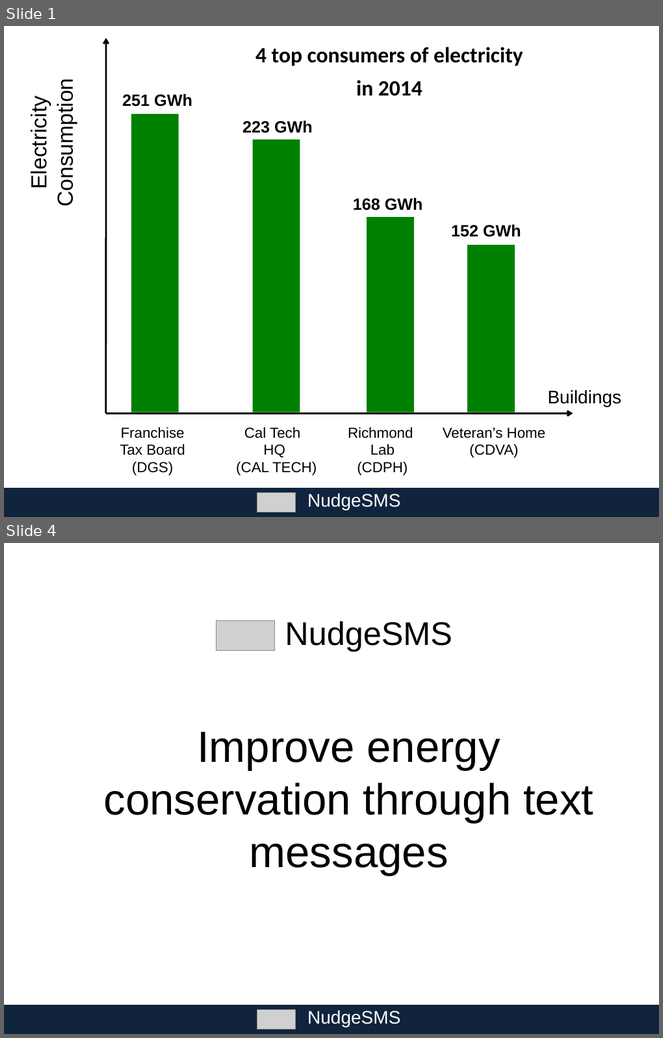
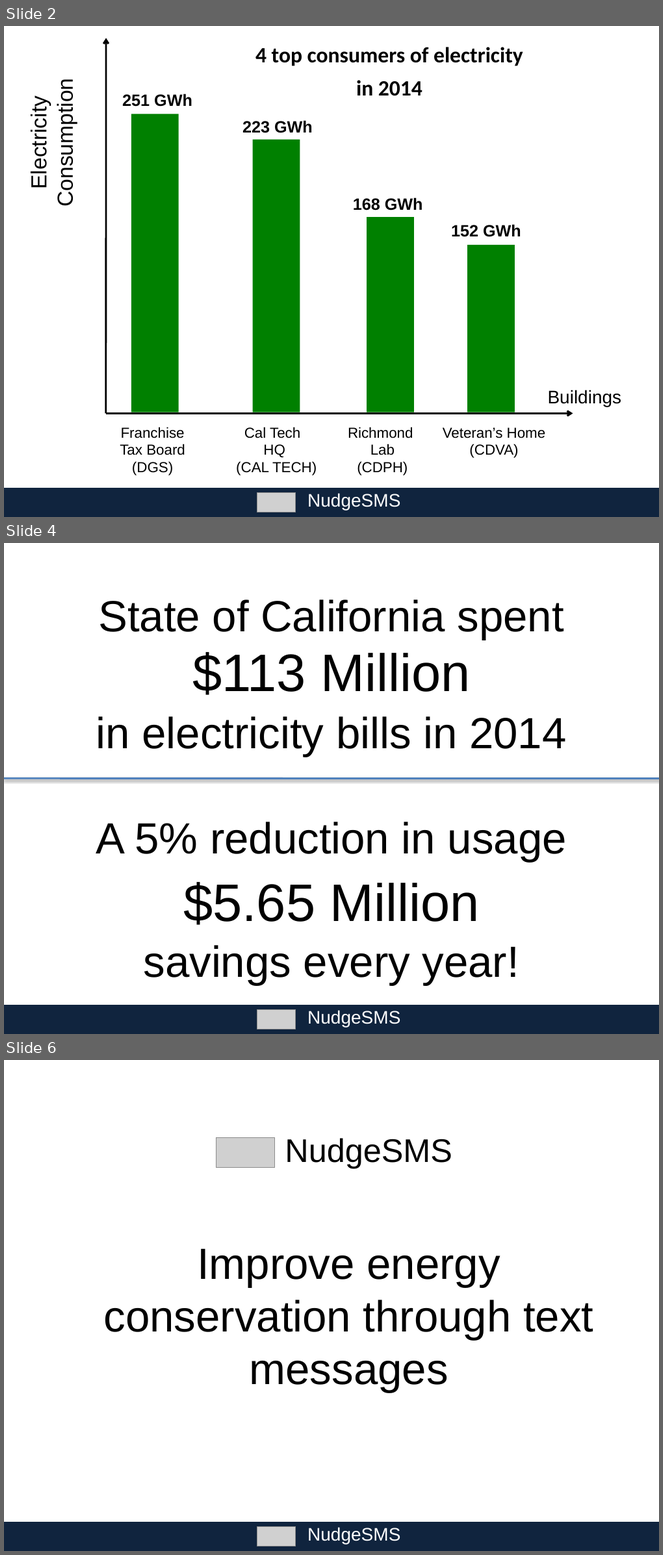
Before and after one commit to alan707/nudgesms, a slide deck: presentation_files/DemoPresentation.pptx. Shown one above the other, each under a label of ours: slides 1 and 4 before the commit, slides 2, 4 and 6 after it; the slides between them are not shown. The pictures are 663x1038 and 663x1555 pixels, drawn with LibreOffice and Linux fonts; fonts in the diff are those of the drawing; grey boxes stand for pictures. Boxes give left, top, right and bottom in pixels: in the first picture for what was removed or moved away, otherwise in the second. Text is boxed around its words. In the diff, an @@ line names an element or a change of style, - is before the commit and + after.

```diff
--- a/presentation_files/DemoPresentation.pptx
+++ b/presentation_files/DemoPresentation.pptx
@@ slide 4 added at box(4, 543, 659, 1034), background #FFFFFF @@
@@ text added at box(98, 600, 564, 639), 48 pt, text #000000 @@
+State of California spent
@@ text added at box(192, 652, 470, 695), 58 pt, text #000000 @@
+$113 Million
@@ text added at box(96, 717, 566, 756), 48 pt, text #000000 @@
+in electricity bills in 2014
@@ line added from (4, 778) to (659, 779), #4F81BD 2 pt @@
@@ text added at box(96, 822, 567, 862), 48 pt, text #000000 @@
+A 5% reduction in usage
@@ text added at box(183, 882, 480, 925), 58 pt, text #000000 @@
+$5.65 Million
@@ text added at box(143, 945, 519, 986), 48 pt, text #000000 @@
+savings every year!
@@ rectangle added at box(4, 1006, 659, 1034), fill #0F243E @@
@@ picture added at box(257, 1010, 296, 1029) @@
@@ text added at box(308, 1010, 400, 1027), 20 pt, text #FFFFFF @@
+NudgeSMS
@@ what was slide 1 is now slide 2 @@
@@ what was slide 4 is now slide 6 @@
```
Also in this commit, not shown: 3 slides changed, 7 other slides added, 3 slides removed, 7 other files.
